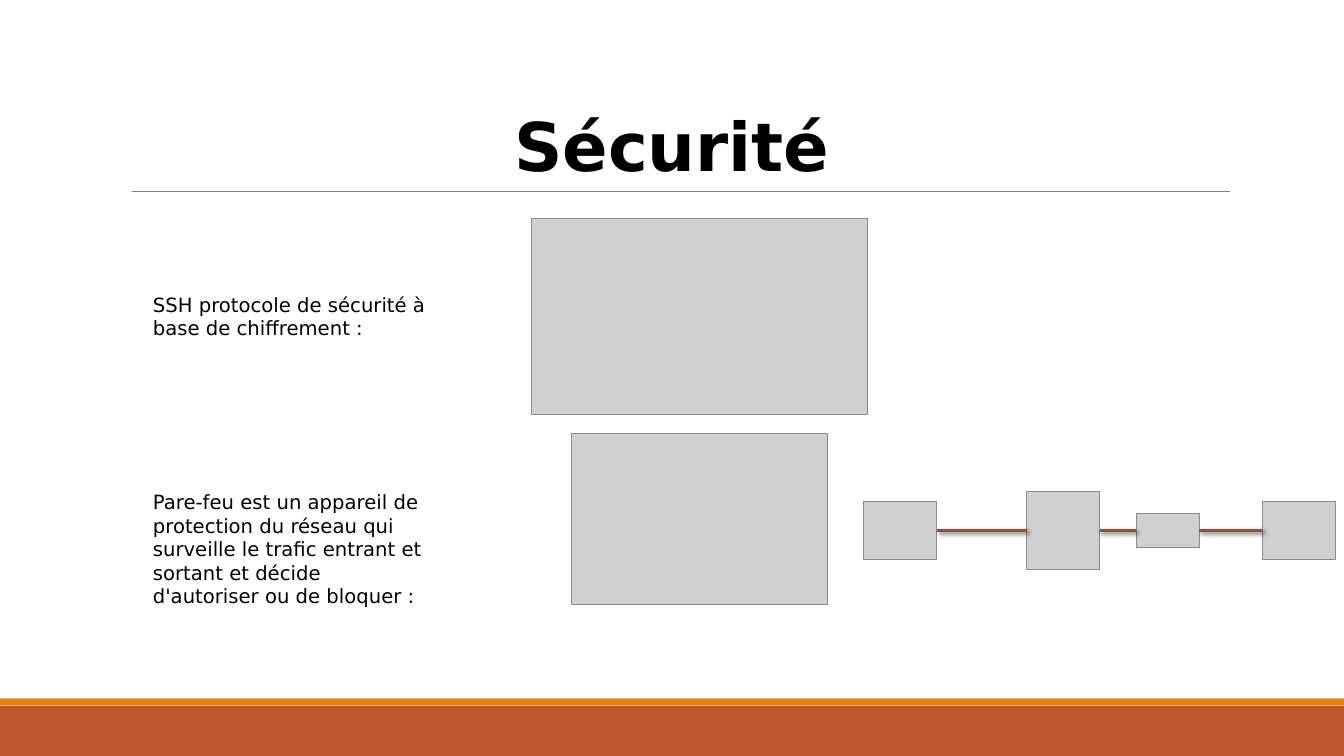
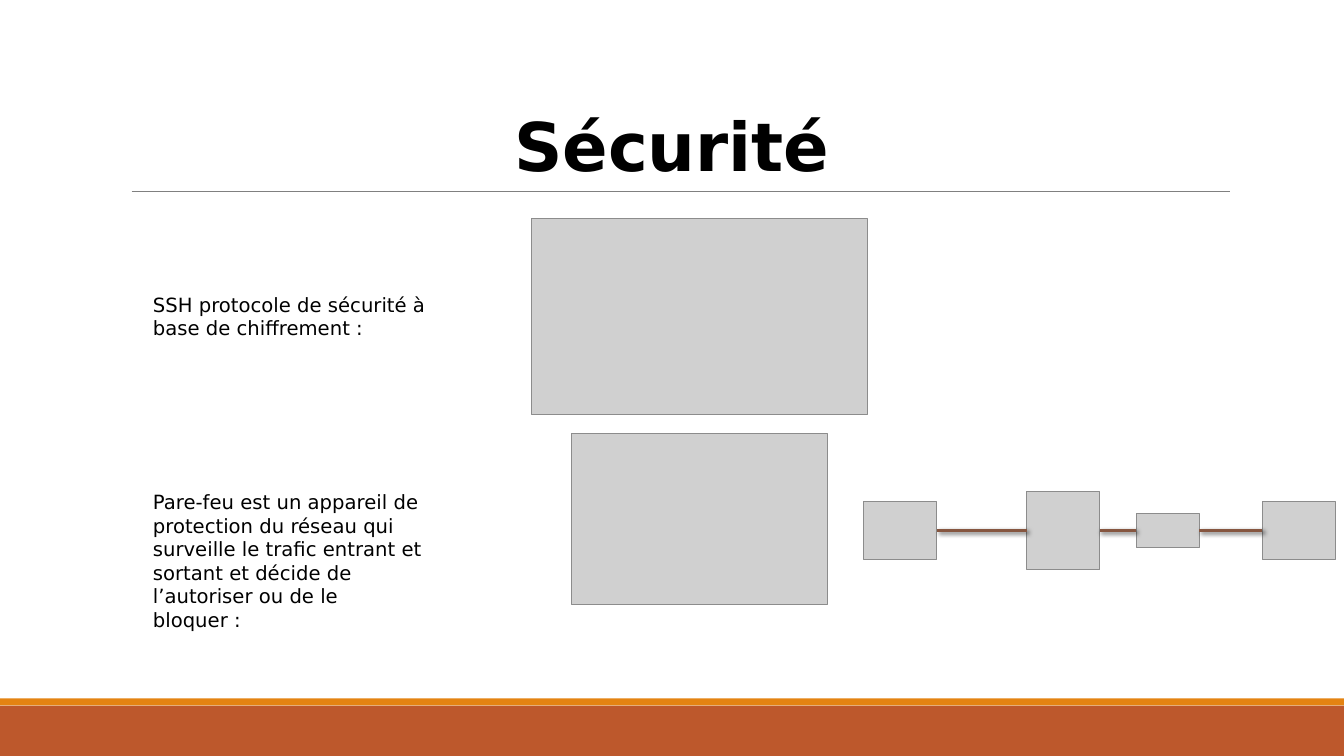
Before and after one commit to exiarobin/Projet-Architecture-Reseau, a slide deck: slide 12 of présentation Projet.pptx. Drawn at 1344x756 pixels with LibreOffice and Linux fonts; fonts in the diff are those of the drawing; grey boxes stand for pictures. Boxes give left, top, right and bottom in pixels: in the first picture for what was removed or moved away, otherwise in the second. Text is boxed around its words. In the diff, an @@ line names an element or a change of style, - is before the commit and + after.

```diff
--- a/présentation Projet.pptx
+++ b/présentation Projet.pptx
@@ text at (x1=153, y1=494, x2=422, y2=631): text changed @@
-Pare-feu est un appareil de protection du réseau qui surveille le trafic entrant et sortant et décide d'autoriser ou de bloquer :
+Pare-feu est un appareil de protection du réseau qui surveille le trafic entrant et sortant et décide de l’autoriser ou de le bloquer :
```
Also in this commit, not shown: 7 other slides changed.
